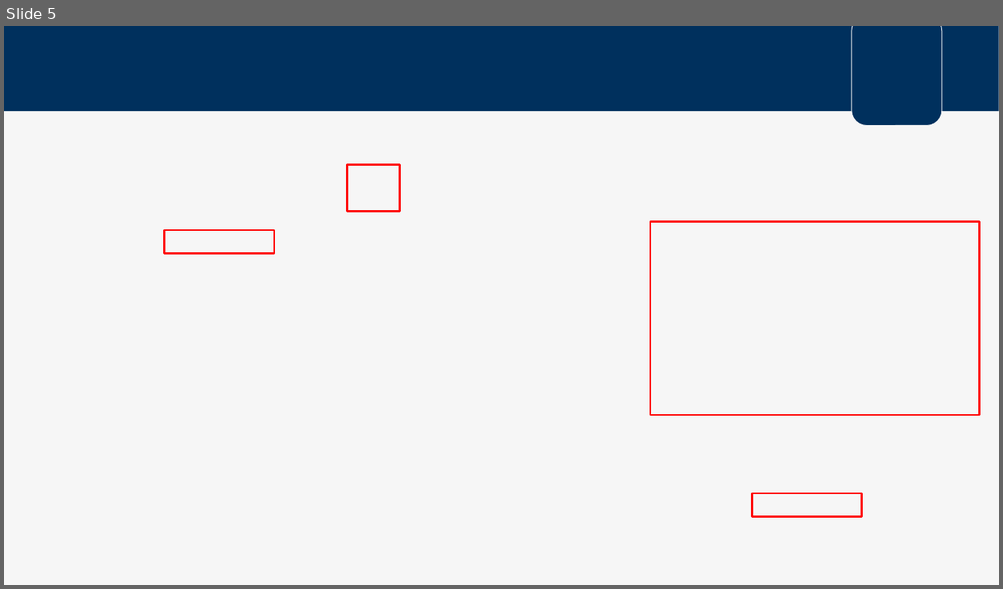
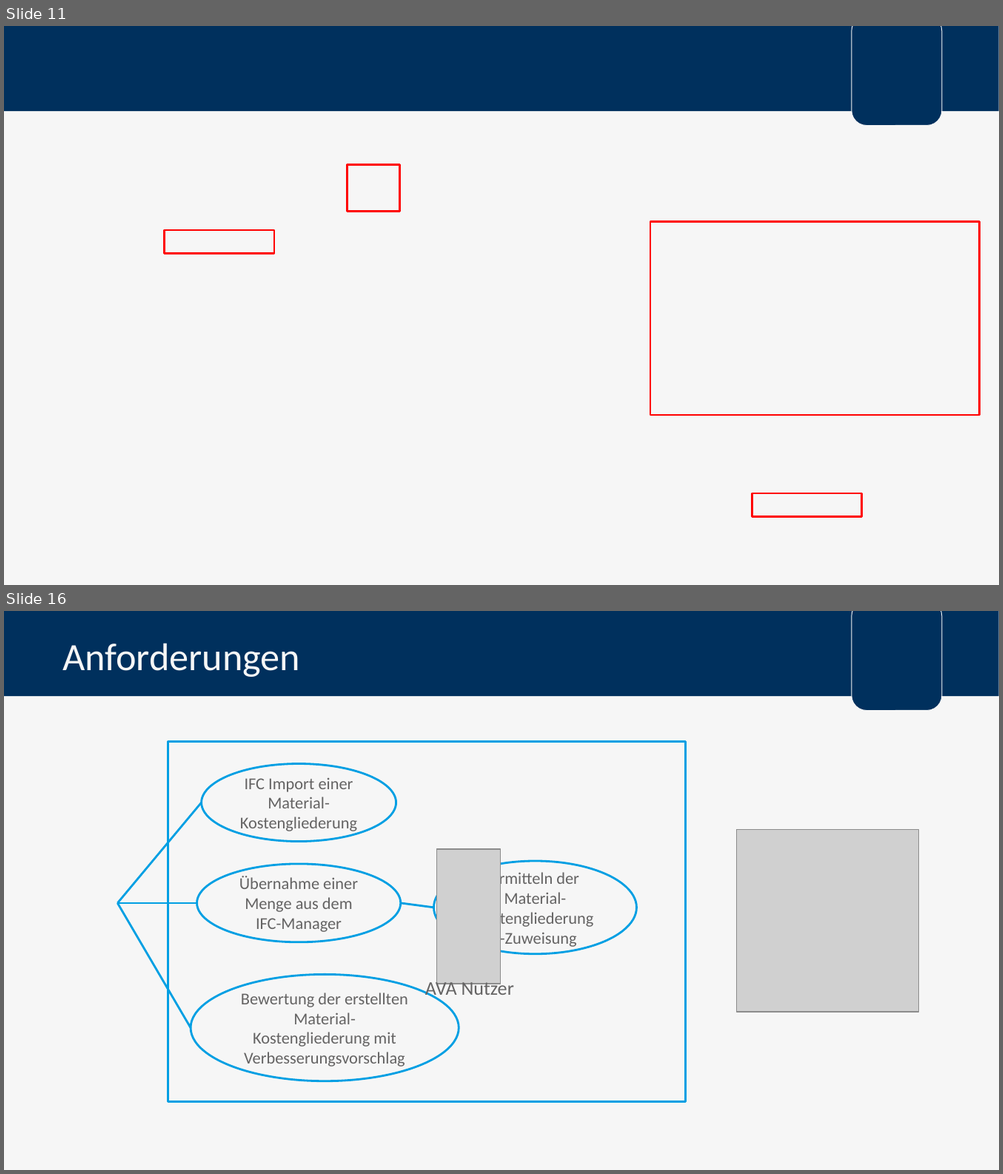
Before and after one commit to FlowBYRN/BaMaterialStandartisation, a slide deck: documents/Verteidigung.pptx. Shown one above the other, each under a label of ours: slide 5 before the commit, slides 11 and 16 after it; the slides between them are not shown. The pictures are 1003x589 and 1003x1174 pixels, drawn with LibreOffice and Linux fonts; fonts in the diff are those of the drawing; grey boxes stand for pictures; background and template pictures are left out. Boxes give left, top, right and bottom in pixels: in the first picture for what was removed or moved away, otherwise in the second. Text is boxed around its words. In the diff, an @@ line names an element or a change of style, - is before the commit and + after.

```diff
--- a/documents/Verteidigung.pptx
+++ b/documents/Verteidigung.pptx
@@ slide 16 added at bbox=[4, 611, 999, 1170], background #F6F6F6; not listed: 2 template elements that a slide beside it also shows @@
@@ title added at bbox=[62, 643, 300, 677], 28 pt, text #F6F6F6 @@
+Anforderungen
@@ rectangle added at bbox=[168, 742, 686, 1102], fill #F6F6F6, outline #009FE3 1.5 pt @@
@@ ellipse added at bbox=[201, 764, 396, 842], fill #F6F6F6, outline #009FE3 1.5 pt, 12 pt, text #646363 @@
+IFC Import einer Material-Kostengliederung
@@ line added from (117, 903) to (201, 803), #009FE3 1.5 pt @@
@@ picture added at bbox=[736, 830, 918, 1012] @@
@@ picture added at bbox=[437, 850, 501, 985] @@
@@ ellipse added at bbox=[197, 863, 401, 943], fill #F6F6F6, outline #009FE3 1.5 pt, 12 pt, text #646363 @@
+Übernahme einer Menge aus dem IFC-Manager
@@ ellipse added at bbox=[434, 862, 637, 955], fill #F6F6F6, outline #009FE3 1.5 pt, 12 pt, text #646363 @@
+Ermitteln der Material-Kostengliederungs-Zuweisung
@@ line added from (117, 903) to (197, 903), #009FE3 1.5 pt @@
@@ line added from (117, 903) to (191, 1028), #009FE3 1.5 pt @@
@@ line added from (401, 903) to (434, 908), #009FE3 1.5 pt @@
@@ ellipse added at bbox=[191, 975, 458, 1082], fill #F6F6F6, outline #009FE3 1.5 pt, 12 pt, text #646363 @@
+Bewertung der erstellten Material-Kostengliederung mit Verbesserungsvorschlag
@@ text added at bbox=[425, 980, 514, 1000], 14 pt, text #646363 @@
+AVA Nutzer
@@ what was slide 5 is now slide 11 @@
```
Also in this commit, not shown: 14 slides changed, 21 other slides added, 14 slides removed, 1 other file.
